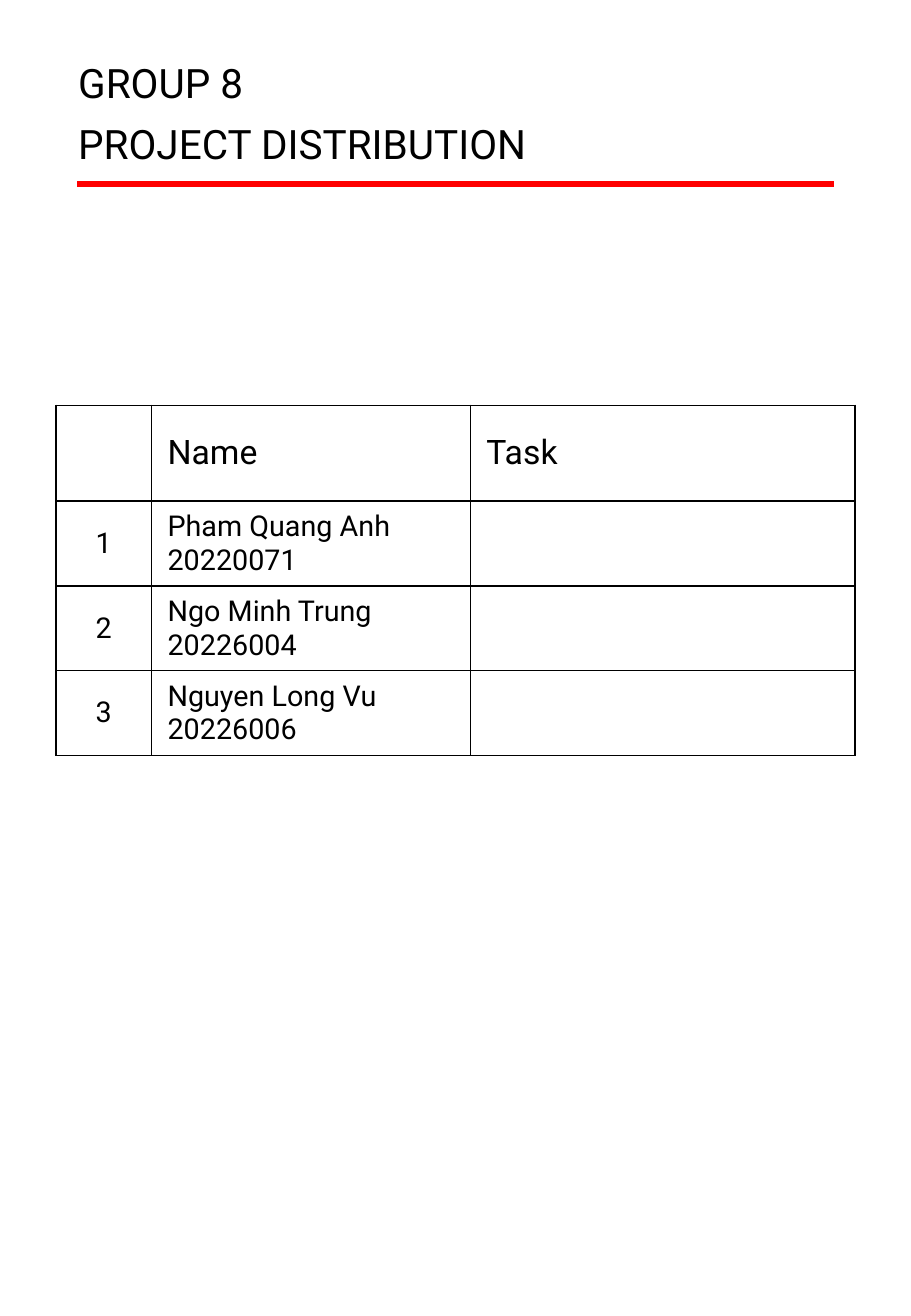
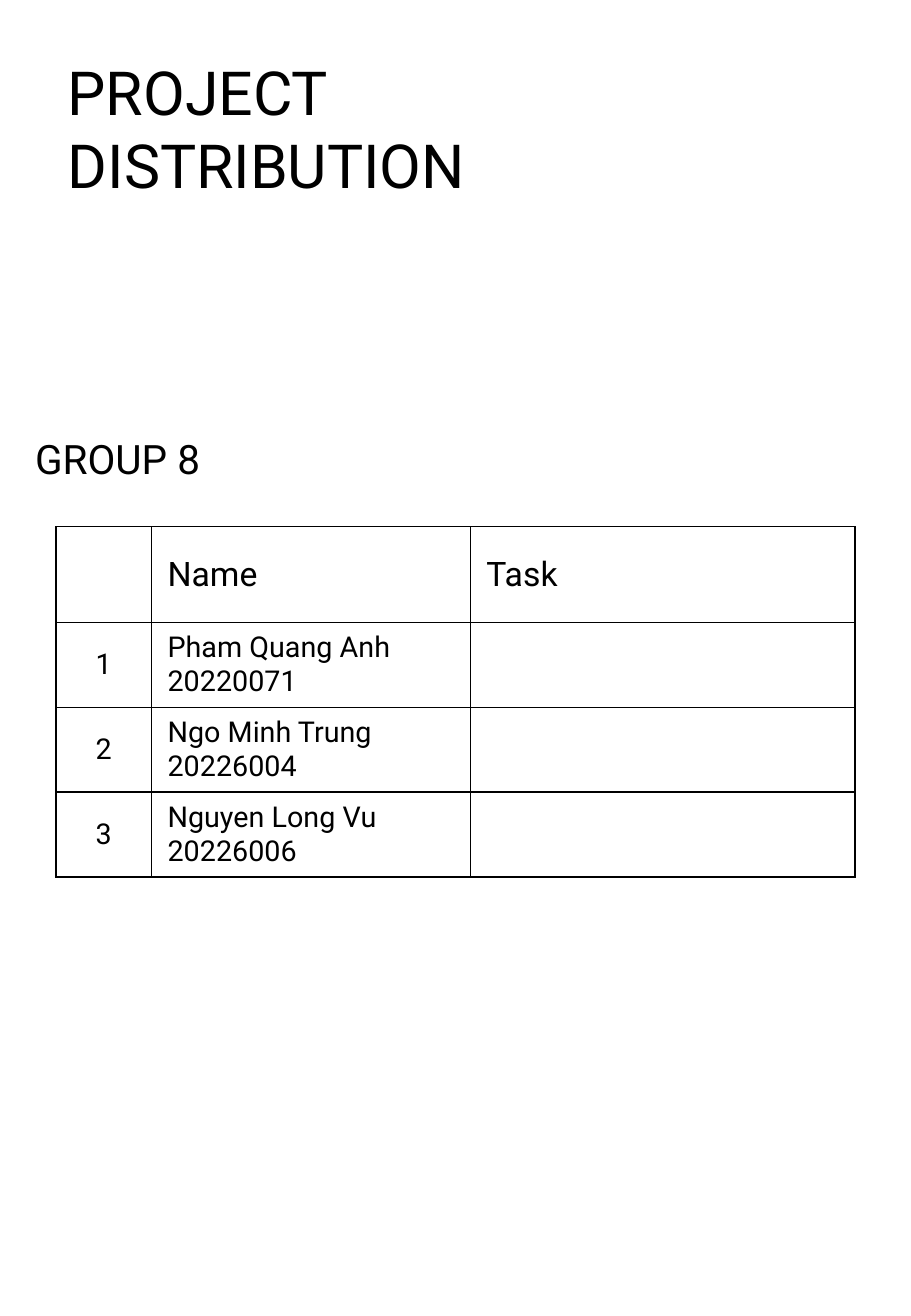
Before and after one commit to mtrung12/Movie_streaming_db, a slide deck: slide 2 of movie_stream_report.pptx. Drawn at 911x1316 pixels with LibreOffice and Linux fonts; fonts in the diff are those of the drawing. Boxes give left, top, right and bottom in pixels: in the first picture for what was removed or moved away, otherwise in the second. Text is boxed around its words. In the diff, an @@ line names an element or a change of style, - is before the commit and + after.

```diff
--- a/movie_stream_report.pptx
+++ b/movie_stream_report.pptx
@@ text "PROJECT DISTRIBUTION": place and size @@
-text "PROJECT DISTRIBUTION" at box(78, 129, 526, 160)
+text "PROJECT DISTRIBUTION" at box(68, 71, 465, 189)
@@ text "PROJECT DISTRIBUTION" at box(68, 71, 465, 189): size 24 to 36 pt @@
@@ line removed from (77, 183) to (834, 183) @@
@@ text "GROUP 8": place and size @@
-text "GROUP 8" at box(78, 68, 243, 99)
+text "GROUP 8" at box(35, 444, 200, 475)
@@ table: place and size @@
-table at box(56, 406, 856, 756)
+table at box(56, 527, 856, 877)
```
Also in this commit, not shown: 3 other slides changed, 2 slides added, 4 other files.
